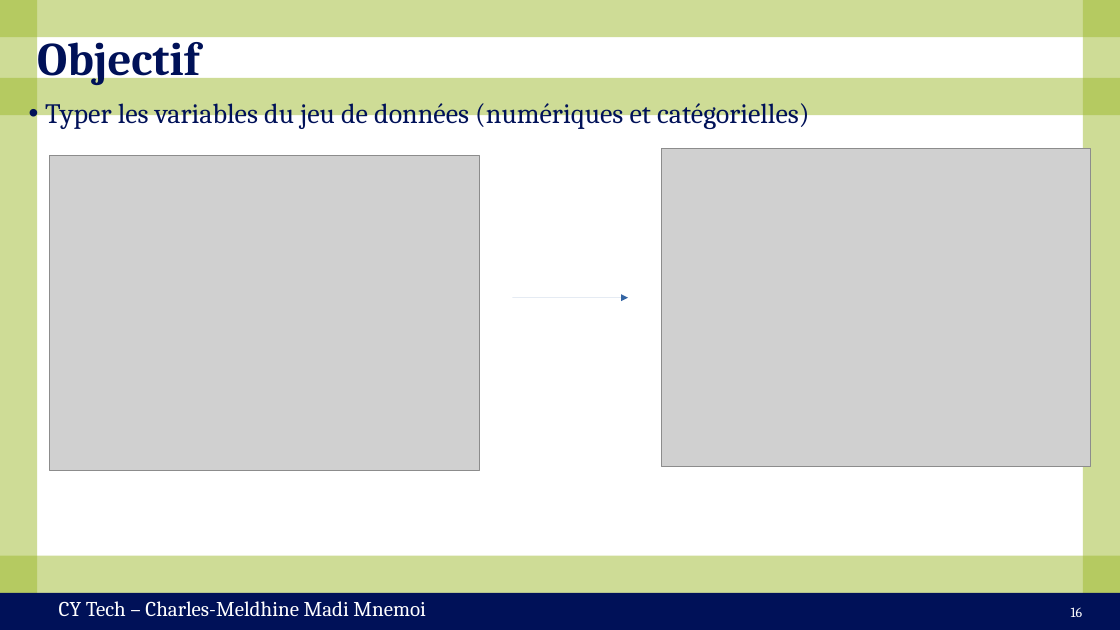
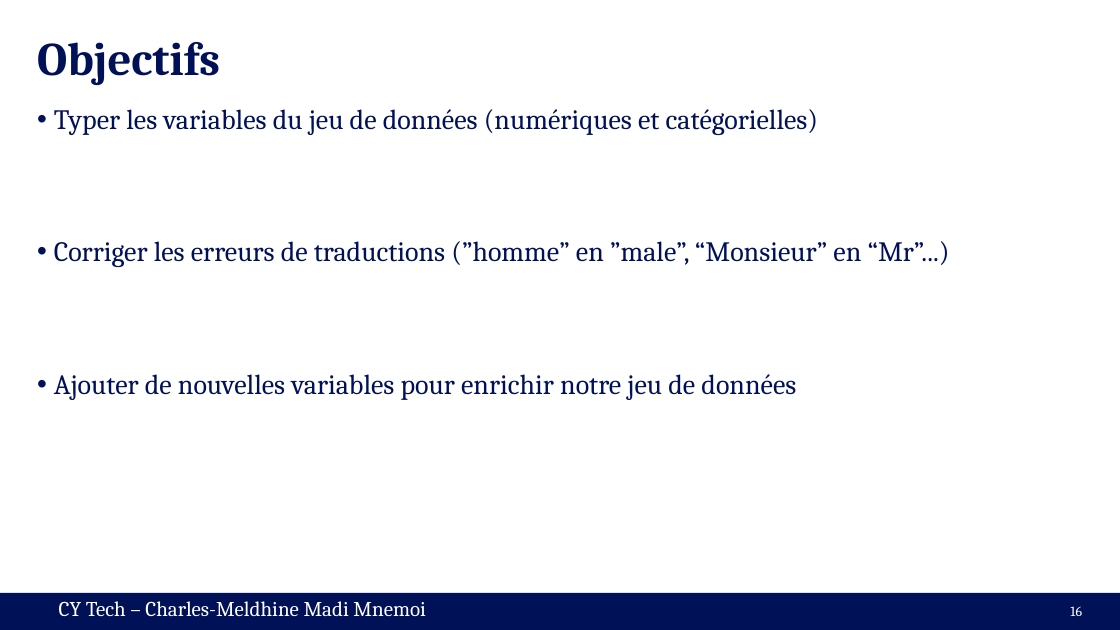
Before and after one commit to cmnemoi/cytech_sparks, a slide deck: slide 16 of presentation.pptx. Drawn at 1120x630 pixels with LibreOffice and Linux fonts; fonts in the diff are those of the drawing; grey boxes stand for pictures. Boxes give left, top, right and bottom in pixels: in the first picture for what was removed or moved away, otherwise in the second. Text is boxed around its words. In the diff, an @@ line names an element or a change of style, - is before the commit and + after.

```diff
--- a/presentation.pptx
+++ b/presentation.pptx
@@ title at <box>37,42,220,85</box>: text changed @@
-Objectif
+Objectifs
@@ text "Typer les variables du jeu ...": place and size @@
-text "Typer les variables du jeu ..." at <box>45,103,809,129</box>
+text "Typer les variables du jeu ..." at <box>54,109,950,400</box>
@@ picture removed at <box>661,149,1091,466</box> @@
@@ picture removed at <box>50,155,479,471</box> @@
@@ text at <box>54,241,950,400</box>: paragraphs added @@
+• Corriger les erreurs de traductions (”homme” en ”male”, “Monsieur” en “Mr”...)
+• Ajouter de nouvelles variables pour enrichir notre jeu de données
@@ arrow removed from (512, 297) to (628, 297) @@
@@ group removed at <box>0,0,1120,630</box>: 5 rectangles @@
```
Also in this commit, not shown: 16 other slides changed, 1 slide added.
